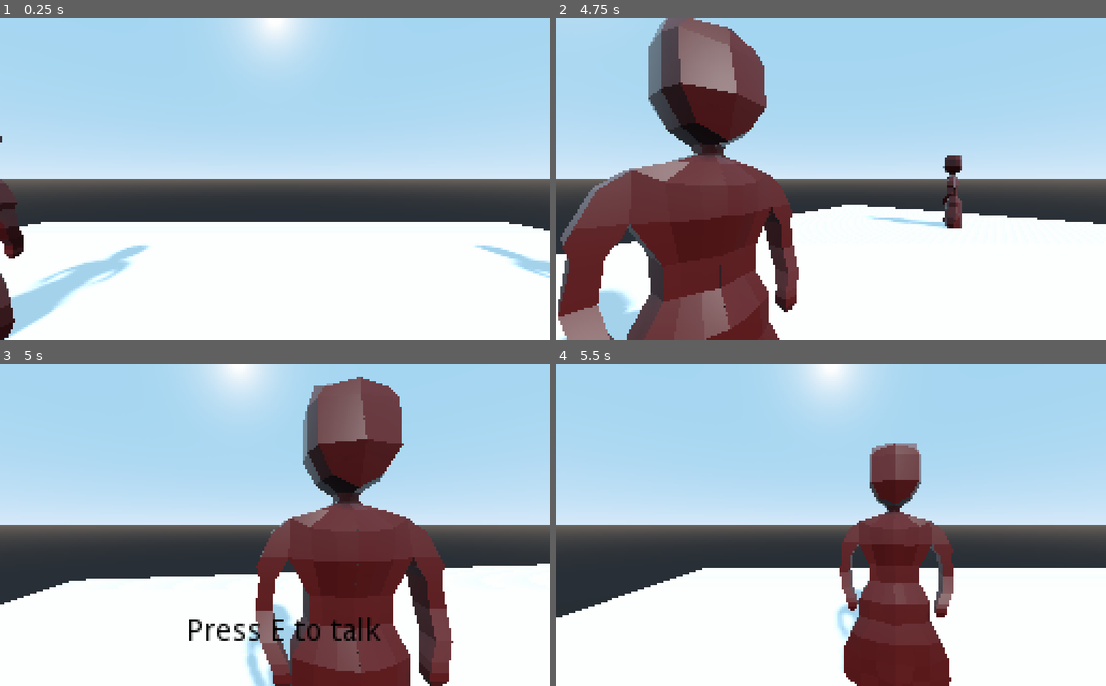
Above: before the commit, frames 1-4 (two rows, left to right).
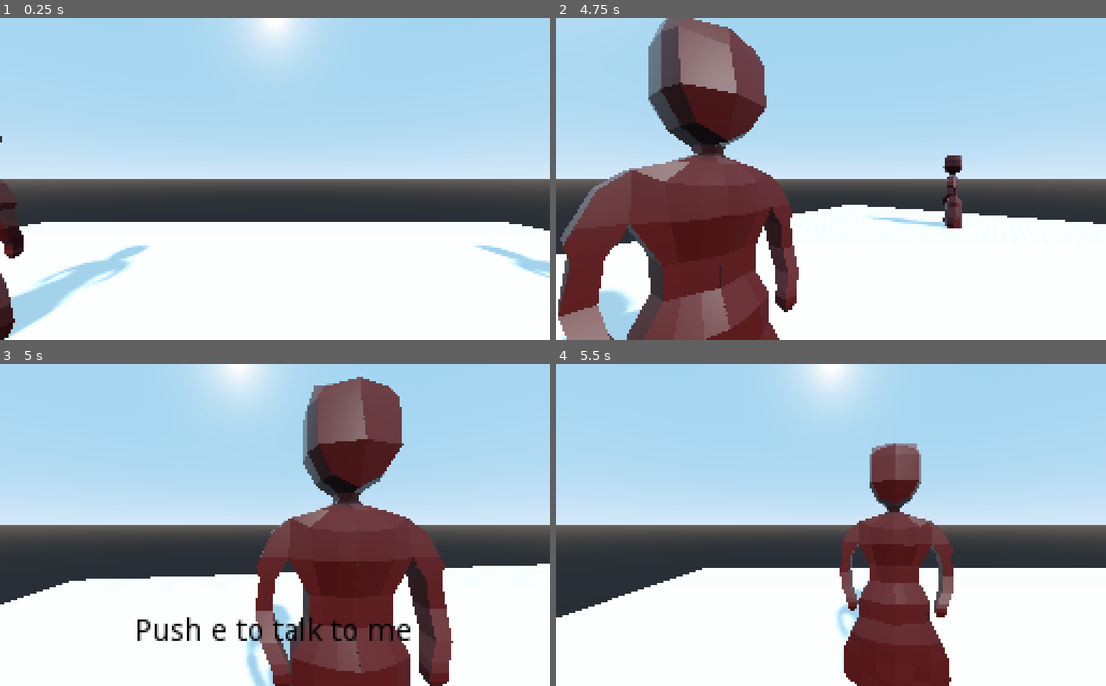
Above: after the commit, the same moments.

Repository: jaret-queercoded/Grotesque
Game: Godot game, scene res://Main.tscn
Two runs of this game, one before a commit and one after it. Both use one fixed random seed, a clock stepped at 60 frames per second and the inputs below.
Inputs:
- Up to frame 1 (0.25 s): no input
- Up to frame 2 (4.75 s): tap Enter at 0.5 s; hold D (turn_right) 0.53-1.28 s; tap E (interact) every 0.75 s from 0.6 to 4.35 s; hold S (move_back) 1.28-2.03 s; hold D (turn_right) 2.03-2.78 s; hold W (move_forward) 2.78-3.53 s; hold A (turn_left) from 3.53 s (still down)
- Up to frame 3 (5 s): keep holding A (turn_left)
- Up to frame 4 (5.5 s): tap E (interact) at 5, 5.1 s; release A (turn_left) at 5.03 s; hold S (move_back) from 5.03 s (still down)

Frames 1-2 are identical in both runs. In frame 3, 1.5% of the frame differs, in the area x 25-75%, y 78-86%; in frame 4, nothing differs.

Commit message:
Made it so the interaction object can set the text for it's interaction

Diff:
--- a/Main.tscn
+++ b/Main.tscn
@@ -37,6 +37,7 @@
 [node name="Person2" parent="." instance=ExtResource( 2 )]
 transform = Transform( 1, 0, 0, 0, 1, 0, 0, 0, 1, -11.2032, -0.337147, -8.10388 )
 interaction_sound_path = "res://audio/voice.ogg"
+interaction_text = "Push e to talk to me"
 pitch = 3.0
 
 [node name="Person3" parent="." instance=ExtResource( 2 )]
@@ -45,14 +46,15 @@
 interaction_sound_path = "res://audio/voice.ogg"
 pitch = 3.0
 
-[node name="InteractLabel" type="Label" parent="."]
-visible = false
-margin_left = 87.2422
-margin_top = 118.358
-margin_right = 177.242
-margin_bottom = 132.358
-custom_colors/font_color = Color( 0, 0, 0, 1 )
-text = "Press E to talk"
+[node name="InteractLabel" type="RichTextLabel" parent="."]
+margin_top = 118.0
+margin_right = 256.0
+margin_bottom = 132.0
+custom_colors/default_color = Color( 0, 0, 0, 1 )
+bbcode_enabled = true
+bbcode_text = "[center]Placeholder"
+text = "Placeholder"
+scroll_active = false
 __meta__ = {
 "_edit_use_anchors_": false
 }
--- a/Person.gd
+++ b/Person.gd
@@ -10,6 +10,8 @@
 
 export var dialog_json_path = "res://dialog/test.json"
 export var interaction_sound_path = "res://audio/test.ogg"
+
+export var interaction_text = "Press E to talk"
 
 export var pitch = 1.0
 
--- a/Player.gd
+++ b/Player.gd
@@ -53,6 +53,7 @@
 	if $InteractRay.is_colliding():
 		var collision = $InteractRay.get_collider()
 		if collision.can_interact and not interacting:
+			interact_label.bbcode_text = "[center]" + collision.interaction_text
 			interact_label.visible = true
 			if Input.is_action_just_pressed("interact"):
 				interacting = true
